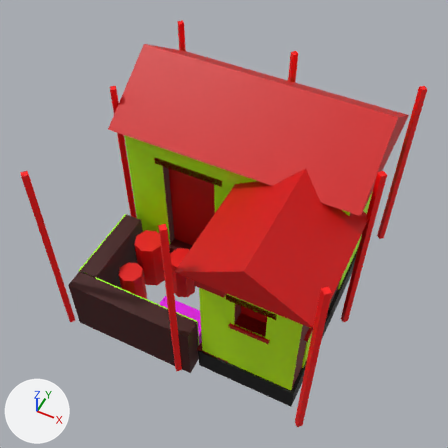
The glTF model game/models/common_housing_4_lod1.glb, before and after one commit.
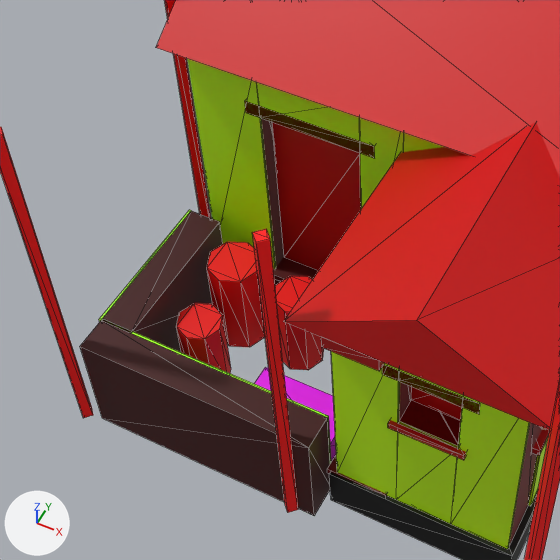
Old and new are each drawn whole from a camera (50 mm lens) standing at (2.34, -3.88, 4.21) and looking at (0.97, -1.14, 0.78) and again close up on the part from 6% to 71% of the width and 23% to 88% of the height. Lighting does not change. The marker at lower left points along +X, +Y and +Z. The last two pictures show the newer version. The close-ups show mesh edges as thin lines. Vertices at exactly the same position are counted once.

The first close-up shows 'common_housing_4_lod1'.
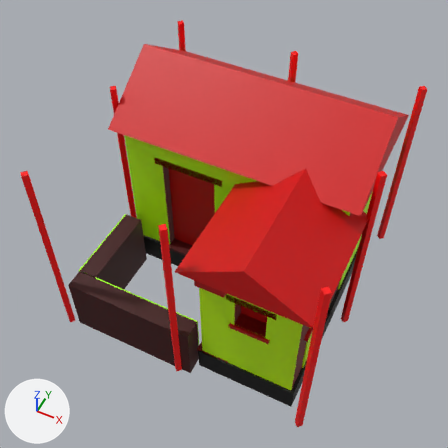
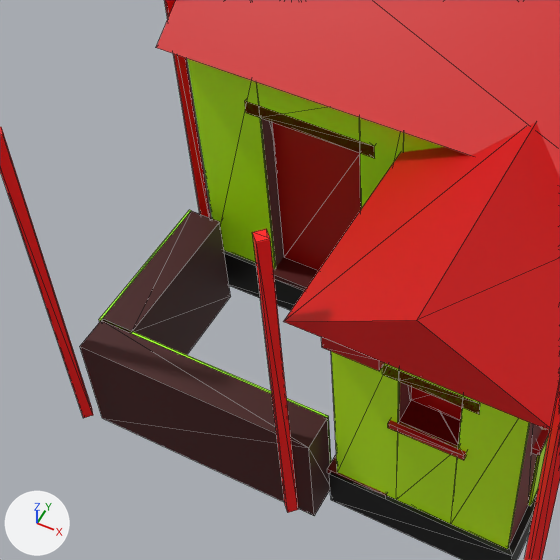
The change, as JSON lines over the scene's bpy script:
```json
{"block": "me_common_housing_4_lod1", "where": "# used by ob_common_housing_4_lod1; location = (0.0, 0.0, 0.0)"}
{"op": "remove", "block": "me_common_housing_4_lod1", "code": "me_common_housing_4_lod1.from_pydata(...)  # 564 vertices, 1078 faces; spans x 0.0..2.0, y -2.0..0.0, z 0.0..1.75"}
{"op": "add", "block": "me_common_housing_4_lod1", "code": "me_common_housing_4_lod1.from_pydata(...)  # 508 vertices, 982 faces; spans x 0.0..2.0, y -2.0..0.0, z 0.0..1.75"}
{"block": "me_common_housing_4_lod1", "change": "me_common_housing_4_lod1 part 1: the loose piece of 16 vertices spanning x 0.28..0.48, y -1.68..-1.48, z 0.0..0.37 is deleted"}
{"block": "me_common_housing_4_lod1", "change": "me_common_housing_4_lod1 part 2: the loose piece of 16 vertices spanning x 0.57..0.78, y -1.4..-1.2, z 0.0..0.4 is deleted"}
{"block": "me_common_housing_4_lod1", "change": "me_common_housing_4_lod1 part 3: the loose piece of 16 vertices spanning x 0.27..0.49, y -1.41..-1.19, z 0.0..0.45 is deleted"}
{"block": "me_common_housing_4_lod1", "change": "me_common_housing_4_lod1 part 4: the loose piece of 8 vertices spanning x 0.69..1.09, y -1.81..-1.6, z 0.0..0.28 is deleted"}
```

Changed parts and their boxes (x1, y1, x2, y2) in the close-ups (560 x 560 px):
```json
{"part": 1, "of": "me_common_housing_4_lod1", "change": "deleted", "before": [176, 303, 231, 373], "on screen": "red"}
{"part": 2, "of": "me_common_housing_4_lod1", "change": "deleted", "before": [275, 276, 324, 370], "on screen": "red"}
{"part": 3, "of": "me_common_housing_4_lod1", "change": "deleted", "before": [207, 242, 265, 347], "on screen": "red"}
{"part": 4, "of": "me_common_housing_4_lod1", "change": "deleted", "before": [254, 367, 336, 461], "on screen": "pink"}
```
